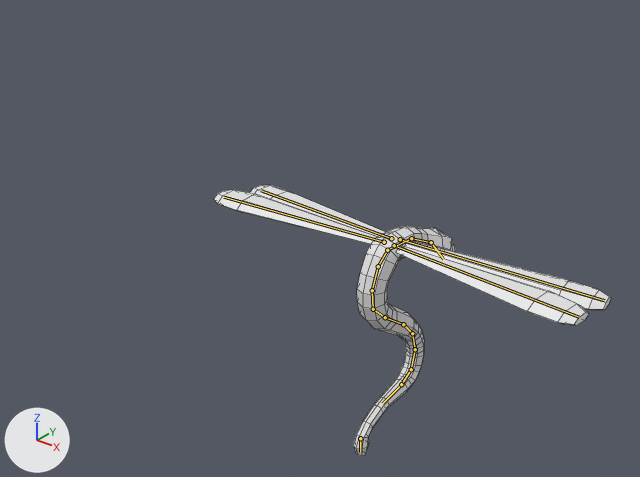
One commit to the Blender file Blends/DragonFlyCilindro.blend: the scene before it, then after it.
Rendered twice from a 50 mm camera at (8.46, -12.86, 13.03) aimed at (-0.13, -2.12, 6.37). Lighting does not change. The marker at lower left points along +X, +Y and +Z. The bones that change are drawn over the model as lines. Mesh edges are drawn as thin lines.

Names of what the first picture shows: 'Body'.
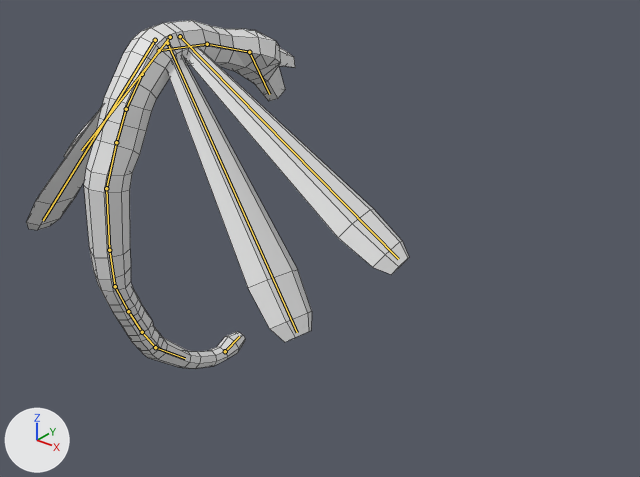
Commit message: animación attack

The newer file adds an action. The first version stands in its rest pose; the second is drawn at frame 5 of the action 'Attack'.

Boxes [x1, y1, x2, y2] around the edits, measured in the pictures (640 x 477 px):
'Body', posed (29% taller): before [214, 185, 611, 456]; after [26, 20, 409, 369]
bone 'InicioInferior', root to tip: before (387, 250) to (378, 266); after (159, 50) to (142, 74)
bone 'Bone.011', root to tip: before (378, 266) to (372, 290); after (142, 74) to (126, 109)
bone 'Bone.010', root to tip: before (372, 290) to (373, 309); after (126, 109) to (116, 142)
bone 'Bone.009', root to tip: before (373, 309) to (385, 317); after (116, 142) to (106, 188)
bone 'Bone.008', root to tip: before (385, 317) to (403, 324); after (106, 188) to (109, 250)
bone 'Bone.007', root to tip: before (403, 324) to (412, 333); after (109, 250) to (115, 286)
bone 'Bone.006', root to tip: before (412, 333) to (415, 349); after (115, 286) to (128, 311)
bone 'Bone.005', root to tip: before (415, 349) to (411, 369); after (128, 311) to (142, 332)
bone 'Bone.004', root to tip: before (411, 369) to (401, 384); after (142, 332) to (155, 347)
bone 'Bone.003', root to tip: before (401, 384) to (382, 403); after (155, 347) to (185, 358)
bone 'Bone', root to tip: before (360, 438) to (360, 452); after (225, 351) to (239, 336)
bone 'InicioSuperior', root to tip: before (387, 250) to (411, 238); after (159, 50) to (207, 44)
bone 'Bone.014', root to tip: before (411, 238) to (431, 242); after (207, 44) to (249, 52)
bone 'Bone.020', root to tip: before (431, 242) to (443, 259); after (249, 52) to (269, 94)
bone 'LeftWing1', root to tip: before (400, 239) to (604, 300); after (180, 36) to (398, 259)
bone 'LeftWing2', root to tip: before (394, 245) to (579, 317); after (167, 43) to (297, 332)
bone 'RightWing2', root to tip: before (384, 242) to (224, 197); after (155, 40) to (43, 220)
bone 'RightWing1', root to tip: before (391, 238) to (261, 190); after (170, 37) to (81, 150)

The change, as a diff of the scene's bpy script:
```diff
--- a/Blends/DragonFlyCilindro.blend.py
+++ b/Blends/DragonFlyCilindro.blend.py
@@ bone_inicioinferior @@
 bone_inicioinferior = bpy.data.objects['Armature'].pose.bones['InicioInferior']
-bone_inicioinferior.location = (0.0, 0.0, 0.0)
+bone_inicioinferior.location = (0.0, 3.58, -20.13)
@@ bone_bone_011 @@
 bone_bone_011 = bpy.data.objects['Armature'].pose.bones['Bone.011']  # child of 'InicioInferior'
-bone_bone_011.rotation_quaternion = (1.0, 0.0, 0.0, 0.0)  # degrees (0, 0, 0)
+bone_bone_011.rotation_quaternion = (0.989, -0.147, 0.0, 0.0)  # degrees (-17, 0, 0)
@@ bone_bone_010 @@
 bone_bone_010 = bpy.data.objects['Armature'].pose.bones['Bone.010']  # child of 'Bone.011'
-bone_bone_010.rotation_quaternion = (1.0, 0.0, 0.0, 0.0)  # degrees (0, 0, 0)
+bone_bone_010.rotation_quaternion = (0.988, 0.157, 0.0, 0.0)  # degrees (18, 0, 0)
@@ bone_bone_009 @@
 bone_bone_009 = bpy.data.objects['Armature'].pose.bones['Bone.009']  # child of 'Bone.010'
-bone_bone_009.rotation_quaternion = (1.0, 0.0, 0.0, 0.0)  # degrees (0, 0, 0)
+bone_bone_009.rotation_quaternion = (0.952, 0.307, 0.0, 0.0)  # degrees (36, 0, 0)
@@ bone_bone_008 @@
 bone_bone_008 = bpy.data.objects['Armature'].pose.bones['Bone.008']  # child of 'Bone.009'
-bone_bone_008.rotation_quaternion = (1.0, 0.0, 0.0, 0.0)  # degrees (0, 0, 0)
+bone_bone_008.rotation_quaternion = (0.995, -0.104, 0.0, 0.0)  # degrees (-12, 0, 0)
@@ bone_bone_007 @@
 bone_bone_007 = bpy.data.objects['Armature'].pose.bones['Bone.007']  # child of 'Bone.008'
-bone_bone_007.rotation_quaternion = (1.0, 0.0, 0.0, 0.0)  # degrees (0, 0, 0)
+bone_bone_007.rotation_quaternion = (0.988, -0.156, 0.003, -0.004)  # degrees (-18, 0, 0)
@@ bone_bone_006 @@
 bone_bone_006 = bpy.data.objects['Armature'].pose.bones['Bone.006']  # child of 'Bone.007'
-bone_bone_006.rotation_quaternion = (1.0, 0.0, 0.0, 0.0)  # degrees (0, 0, 0)
+bone_bone_006.rotation_quaternion = (0.92, -0.392, -0.003, 0.007)  # degrees (-46, 0, 1)
@@ bone_bone_005 @@
 bone_bone_005 = bpy.data.objects['Armature'].pose.bones['Bone.005']  # child of 'Bone.006'
-bone_bone_005.rotation_quaternion = (1.0, 0.0, 0.0, 0.0)  # degrees (0, 0, 0)
+bone_bone_005.rotation_quaternion = (0.959, 0.285, 0.0, 0.003)  # degrees (33, 0, 0)
@@ bone_bone_004 @@
 bone_bone_004 = bpy.data.objects['Armature'].pose.bones['Bone.004']  # child of 'Bone.005'
-bone_bone_004.rotation_quaternion = (1.0, 0.0, 0.0, 0.0)  # degrees (0, 0, 0)
+bone_bone_004.rotation_quaternion = (0.901, 0.433, 0.003, -0.001)  # degrees (51, 0, 0)
@@ bone_bone_003 @@
 bone_bone_003 = bpy.data.objects['Armature'].pose.bones['Bone.003']  # child of 'Bone.004'
-bone_bone_003.rotation_quaternion = (1.0, 0.0, 0.0, 0.0)  # degrees (0, 0, 0)
+bone_bone_003.rotation_quaternion = (0.936, 0.351, 0.01, 0.004)  # degrees (41, 1, 1)
@@ bone_bone @@
 bone_bone = bpy.data.objects['Armature'].pose.bones['Bone']  # child of 'Bone.001'
-bone_bone.rotation_quaternion = (1.0, 0.0, 0.0, 0.0)  # degrees (0, 0, 0)
+bone_bone.rotation_quaternion = (0.98, -0.201, -0.002, 0.004)  # degrees (-23, 0, 1)
@@ bone_iniciosuperior @@
 bone_iniciosuperior = bpy.data.objects['Armature'].pose.bones['InicioSuperior']
-bone_iniciosuperior.location = (0.0, 0.0, 0.0)
+bone_iniciosuperior.location = (0.0, -16.21, 12.45)
@@ bone_bone_014 @@
 bone_bone_014 = bpy.data.objects['Armature'].pose.bones['Bone.014']  # child of 'InicioSuperior'
-bone_bone_014.rotation_quaternion = (1.0, 0.0, 0.0, 0.0)  # degrees (0, 0, 0)
+bone_bone_014.rotation_quaternion = (0.997, 0.077, 0.0, 0.0)  # degrees (9, 0, 0)
@@ bone_bone_020 @@
 bone_bone_020 = bpy.data.objects['Armature'].pose.bones['Bone.020']  # child of 'Bone.014'
-bone_bone_020.rotation_quaternion = (1.0, 0.0, 0.0, 0.0)  # degrees (0, 0, 0)
+bone_bone_020.rotation_quaternion = (0.982, -0.185, -0.002, 0.045)  # degrees (-21, 1, 5)
@@ bone_leftwing1 @@
 bone_leftwing1 = bpy.data.objects['Armature'].pose.bones['LeftWing1']  # child of 'InicioSuperior'
-bone_leftwing1.rotation_quaternion = (1.0, 0.0, 0.0, 0.0)  # degrees (0, 0, 0)
+bone_leftwing1.rotation_quaternion = (0.953, 0.0, 0.05, -0.299)  # degrees (-2, 6, -35)
@@ bone_leftwing2 @@
 bone_leftwing2 = bpy.data.objects['Armature'].pose.bones['LeftWing2']  # child of 'InicioSuperior'
-bone_leftwing2.rotation_quaternion = (1.0, 0.0, 0.0, 0.0)  # degrees (0, 0, 0)
+bone_leftwing2.rotation_quaternion = (0.899, 0.003, -0.056, -0.435)  # degrees (3, -6, -52)
@@ bone_rightwing2 @@
 bone_rightwing2 = bpy.data.objects['Armature'].pose.bones['RightWing2']  # child of 'InicioSuperior'
-bone_rightwing2.rotation_quaternion = (1.0, 0.0, 0.0, 0.0)  # degrees (0, 0, 0)
+bone_rightwing2.rotation_quaternion = (0.894, 0.001, 0.053, 0.444)  # degrees (3, 5, 53)
@@ bone_rightwing1 @@
 bone_rightwing1 = bpy.data.objects['Armature'].pose.bones['RightWing1']  # child of 'InicioSuperior'
-bone_rightwing1.rotation_quaternion = (1.0, 0.0, 0.0, 0.0)  # degrees (0, 0, 0)
+bone_rightwing1.rotation_quaternion = (0.95, -0.015, -0.051, 0.309)  # degrees (-3, -5, 36)
```
